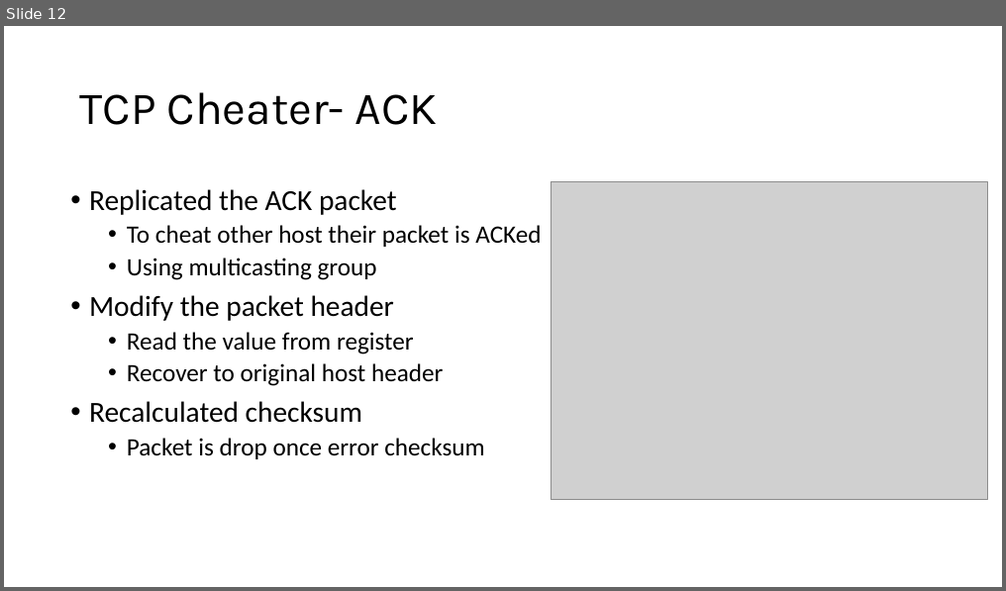
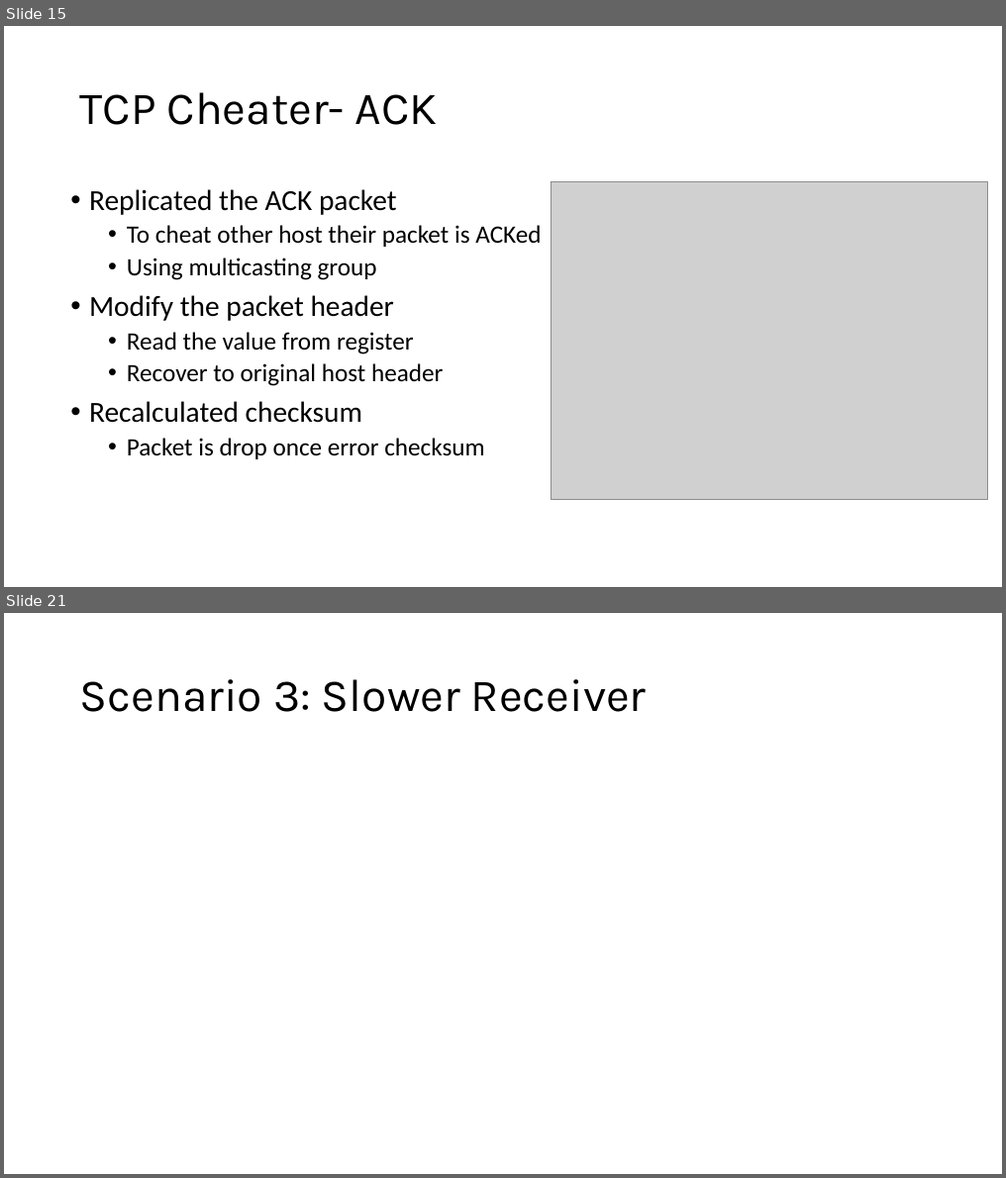
Before and after one commit to LittleD3092/reliable-in-network-aggregation, a slide deck: report.pptx. Shown one above the other, each under a label of ours: slide 12 before the commit, slides 15 and 21 after it; the slides between them are not shown. The pictures are 1006x591 and 1006x1178 pixels, drawn with LibreOffice and Linux fonts; fonts in the diff are those of the drawing; grey boxes stand for pictures. Boxes give left, top, right and bottom in pixels: in the first picture for what was removed or moved away, otherwise in the second. Text is boxed around its words. In the diff, an @@ line names an element or a change of style, - is before the commit and + after.

```diff
--- a/report.pptx
+++ b/report.pptx
@@ slide 21 added at box(4, 613, 1002, 1174), background #FFFFFF @@
@@ title added at box(80, 679, 647, 712), 44 pt, text #000000 @@
+Scenario 3: Slower Receiver
@@ what was slide 12 is now slide 15 @@
```
Also in this commit, not shown: 4 slides changed, 5 other slides added, 1 slide removed.
